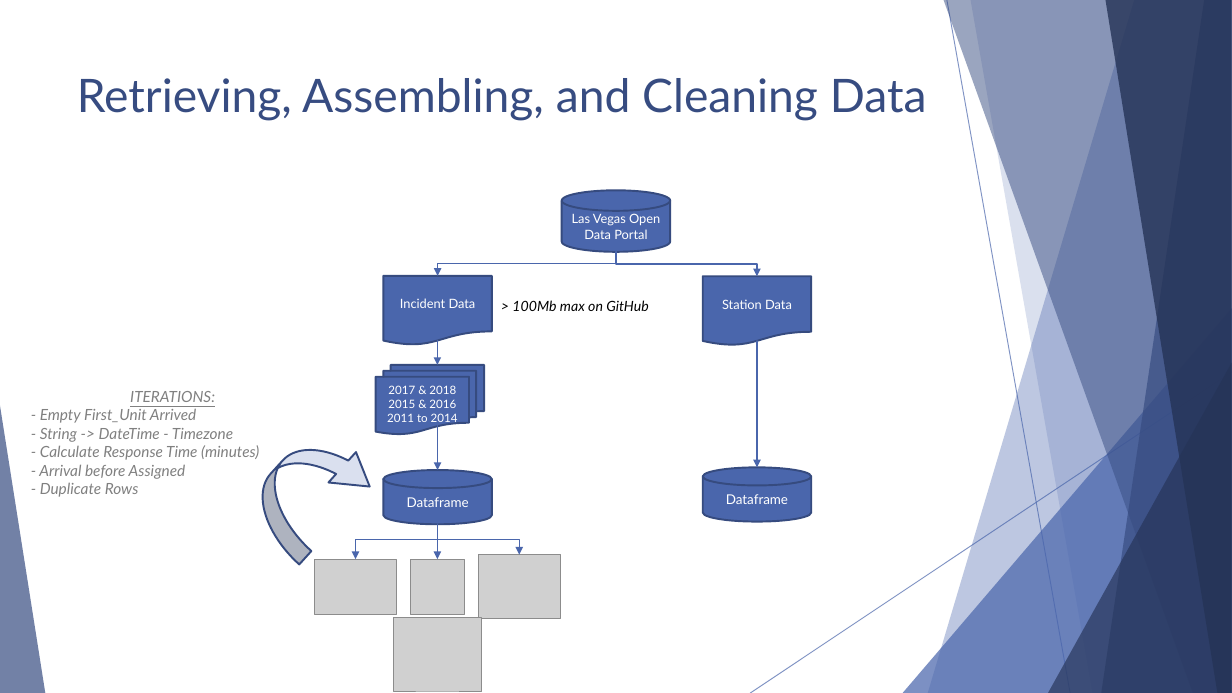
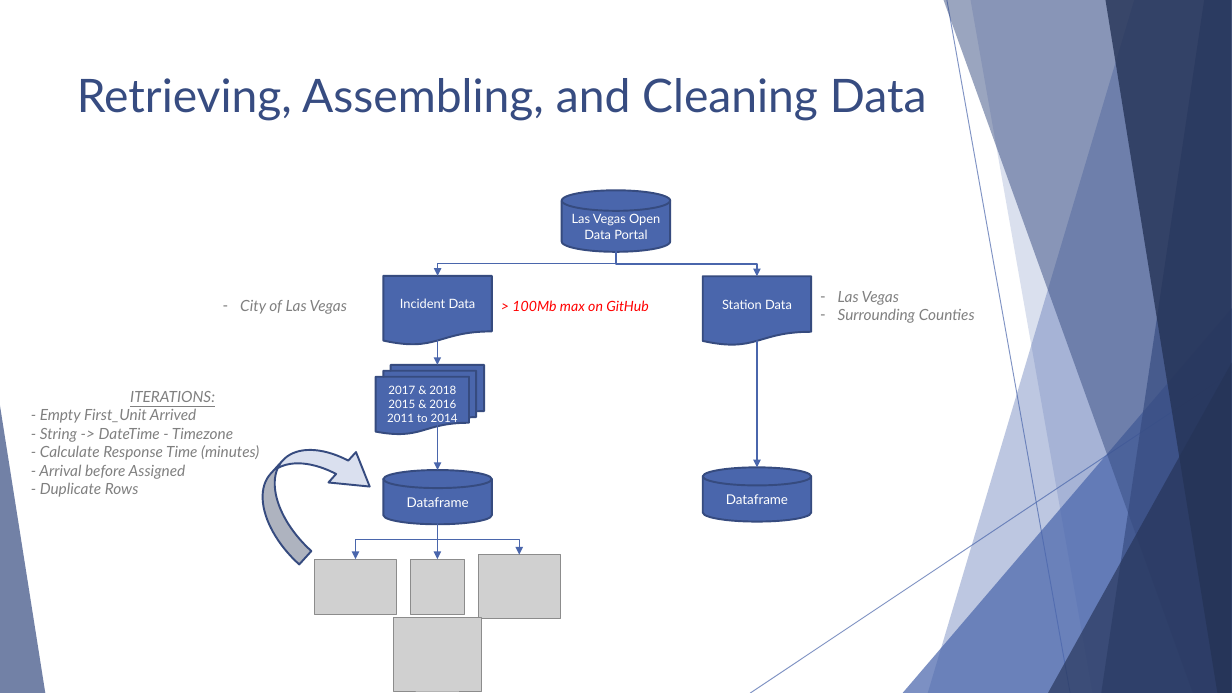
Before and after one commit to GVAlonzo/t4-project1, a slide deck: slide 5 of CLV_Incidents.pptx (slide 4 before the commit). Drawn at 1232x693 pixels with LibreOffice and Linux fonts; fonts in the diff are those of the drawing; grey boxes stand for pictures. Boxes give left, top, right and bottom in pixels: in the first picture for what was removed or moved away, otherwise in the second. Text is boxed around its words. In the diff, an @@ line names an element or a change of style, - is before the commit and + after.

```diff
--- a/CLV_Incidents.pptx
+++ b/CLV_Incidents.pptx
@@ text "> 100Mb max on GitHub" at (x1=512, y1=300, x2=649, y2=311): text colour #000000 to #FF0000 @@
@@ text added at (x1=838, y1=291, x2=975, y2=323), 12 pt, text #808080, italic @@
+– Las Vegas
+– Surrounding Counties
@@ text added at (x1=240, y1=300, x2=347, y2=314), 12 pt, text #808080, italic @@
+– City of Las Vegas
```
Also in this commit, not shown: 4 other slides changed, 1 slide added.
